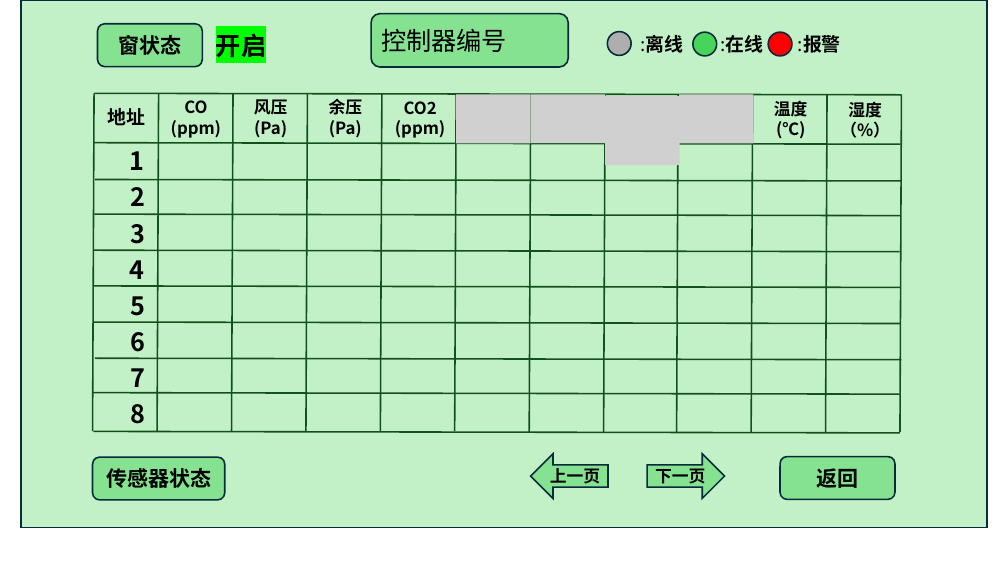
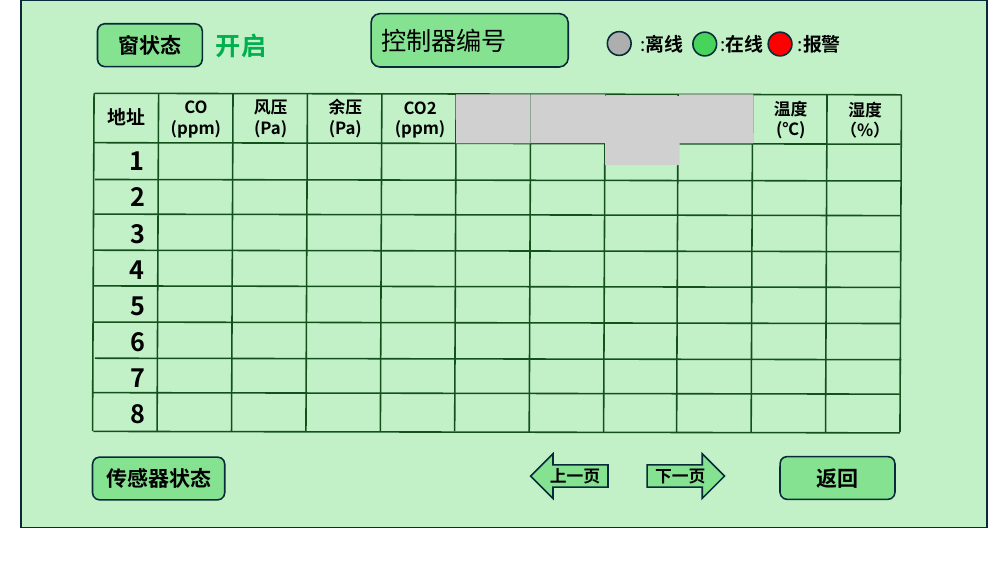
Before and after one commit to keake1/WindPressureDetectionSystem, a slide deck: slide 9 of 屏幕/风压监测.pptx. Drawn at 1008x567 pixels with LibreOffice and Linux fonts; fonts in the diff are those of the drawing; grey boxes stand for pictures. Boxes give left, top, right and bottom in pixels: in the first picture for what was removed or moved away, otherwise in the second. Text is boxed around its words. In the diff, an @@ line names an element or a change of style, - is before the commit and + after.

```diff
--- a/屏幕/风压监测.pptx
+++ b/屏幕/风压监测.pptx
@@ text "开启" at <box>216,33,266,58</box>: text colour #000000 to #00B050, highlight #00FF00 to none @@
```
Also in this commit, not shown: 8 other slides changed, 32 other files.
